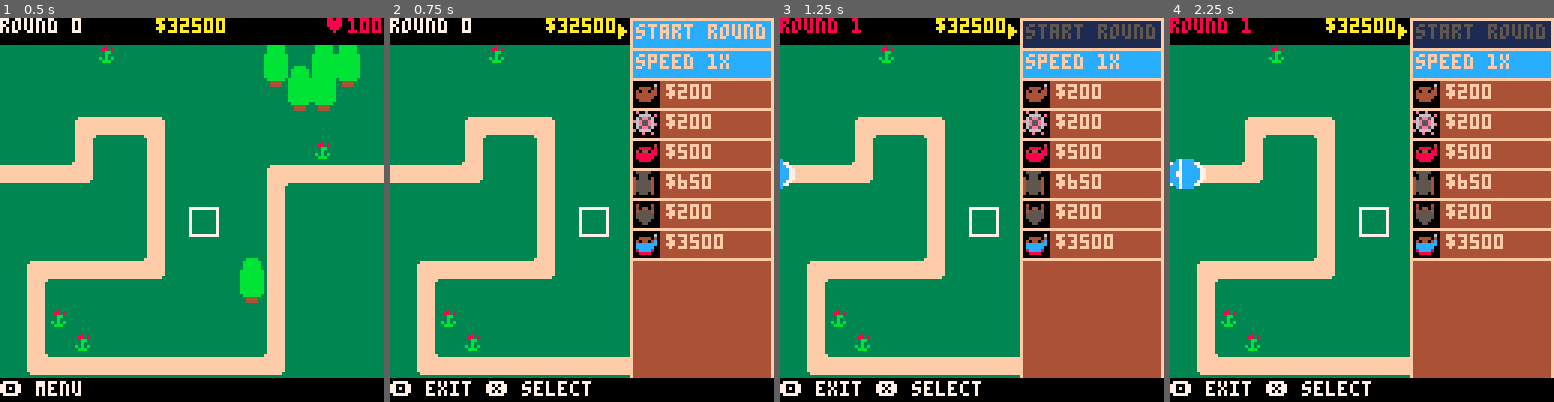
Above: before the commit, frames 1-4 (left to right).
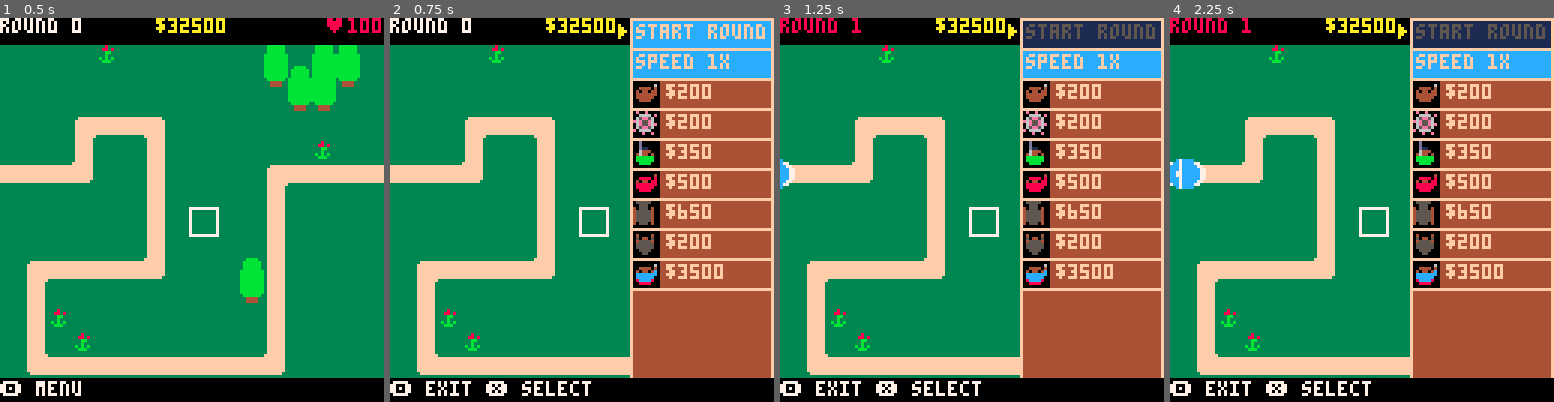
Above: after the commit, the same moments.

Repository: ingobeans/btd64
Game: PICO-8 cartridge btd64.p8
Same seed, same stepped clock (60 frames per second), same inputs: the game is played once before the commit and once after it.
Inputs:
- Up to frame 1 (0.5 s): tap X (X key) at 0.33 s
- Up to frame 2 (0.75 s): tap O (Z key) at 0.7 s
- Up to frame 3 (1.25 s): tap X (X key) at 1.07 s
- Up to frame 4 (2.25 s): hold Right 1.6-2.1 s; tap O (Z key) at 1.7, 2.1 s; tap X (X key) at 1.85 s; hold Up from 2.15 s (still down)

Frame 1 is identical in both runs. In frame 2, 2.2% of the frame differs, in the area x 63-100%, y 32-72%; in frame 3, 2.2%; in frame 4, 2.2%.

Commit message:
add sniper

Diff:
--- a/btd64.p8
+++ b/btd64.p8
@@ -683,6 +683,7 @@
 		proji=1, --current proj index
 		projs={base_proj},
 		adc=0, --attack delay counter
+		tg=0, --targeting
 		lar={0,-1}, --last attack dir
 		u1={}, --upgrade path 1
 		u2={}, --upgrade path 2
@@ -812,7 +813,52 @@
 		}},
 		a=tack_attack
 	})
-
+	sniper = new_mk({
+		cs={
+			{{12,11}},
+			{},
+			{{12,2}}
+		},
+		u1={
+			{350,71,"pop 4 layers, lead", function (this)
+				this.ccs = max(2,this.ccs)
+				this.projs[1].plead = true
+				this.projs[1].pp += 3
+			end},
+			{2200,72,"pop 7 layers!", function (this)
+				this.ccs = max(2,this.ccs)
+				this.projs[1].pp += 4
+			end},
+			{4000,73,"18 dmg (full cer)", function (this)
+				this.ccs = 3
+				this.projs[1].pp += 11
+			end},
+		},
+		u2={
+			{400,87,"faster firing", function (this)
+				this.ccs = max(2,this.ccs)
+			end},
+			{300,88,"camo goggles", function (this)
+				this.camo = true
+				this.i = max(24,this.i)
+			end},
+			{3500,89,"3x fire rate", function (this)
+				this.projs[1].ad /= 3
+				this.i = 25
+				this.ccs = 2
+			end},
+		},
+		projs={{
+			pr=1,
+			pp=2,
+			ad=66,
+			plead=false,
+		}},
+		a=sniper_attack,
+		i=8,
+		c=350,
+		r=1.4,
+	})
 	ninja = new_mk({
 		cs={
 			{{10,4}},
@@ -1088,7 +1134,7 @@
 		end
 
 		if playing then
-			b,dx,dy,d,k =	bloon_near(v.p,v.r*8,0)
+			b,dx,dy,d,k =	bloon_near(v.p,v.r*8,v.tg)
 			v.a(v,b,dx,dy,d,k)
 			if v.pshfn != nil then
 				v.pshfn(v)
@@ -1168,6 +1214,17 @@
 		end
 	end
 	return b[2],b[3],b[4],b[5],b[6]
+end
+
+function sniper_attack(this)
+	if this.adc <= 0 then
+		this.adc = this.projs[1].ad
+			--get bloon w. inf range
+		b,dx,dy,d,k = bloon_near({64,64},128,this.tg)
+		pop_bloon(b,this.projs[1].pp,this.projs[1].pmom)
+		this.lar = {dx/d,dy/d}
+		spwn_particle(this.p,dpr_sniper_fire,this.lar)
+	end
 end
 
 function double_attack(this,b,dx,dy,d,k)
@@ -1756,6 +1813,18 @@
 	end
 end
 
+function dpr_sniper_fire(this)
+	if this[3] > 4 then
+		return true
+	end
+	mx = this[4][1]
+	my = this[4][2]
+	x = this[1][1]
+	y = this[1][2]
+	l = 8
+	line(x,y,x+mx*l,y+my*l,10)
+end
+
 function dpr_firebreath_hit(this)
 	if this[3] > 4 then
 		return true
Not shown, changed: 32 lines of the sprite sheet (__gfx__) section of btd64.p8
